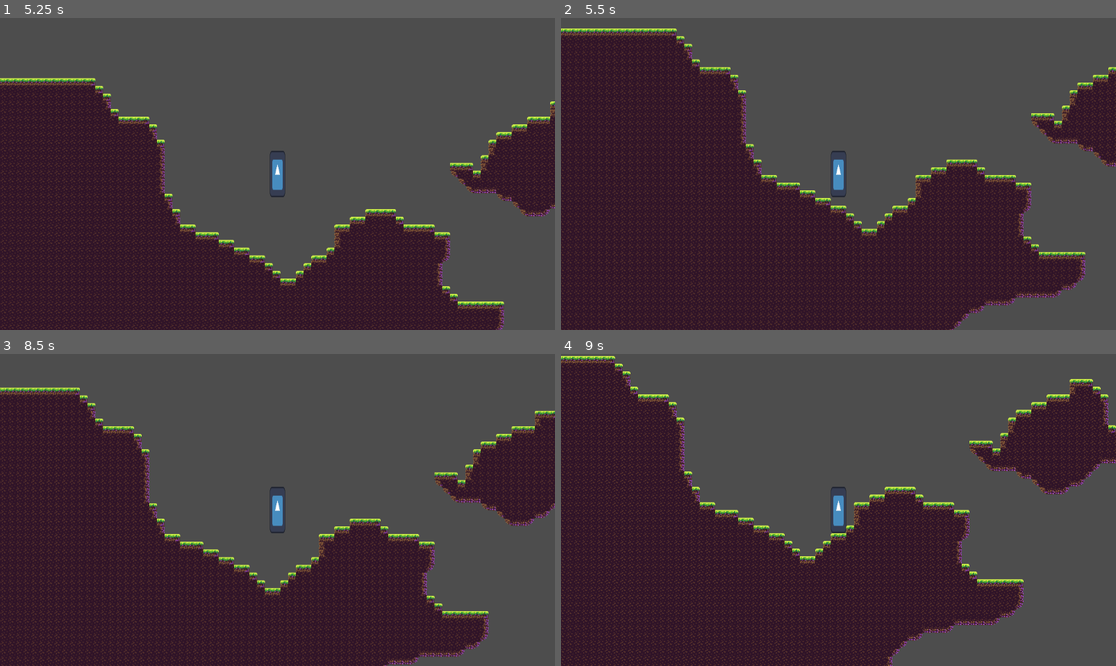
Above: before the commit, frames 1-4 (two rows, left to right).
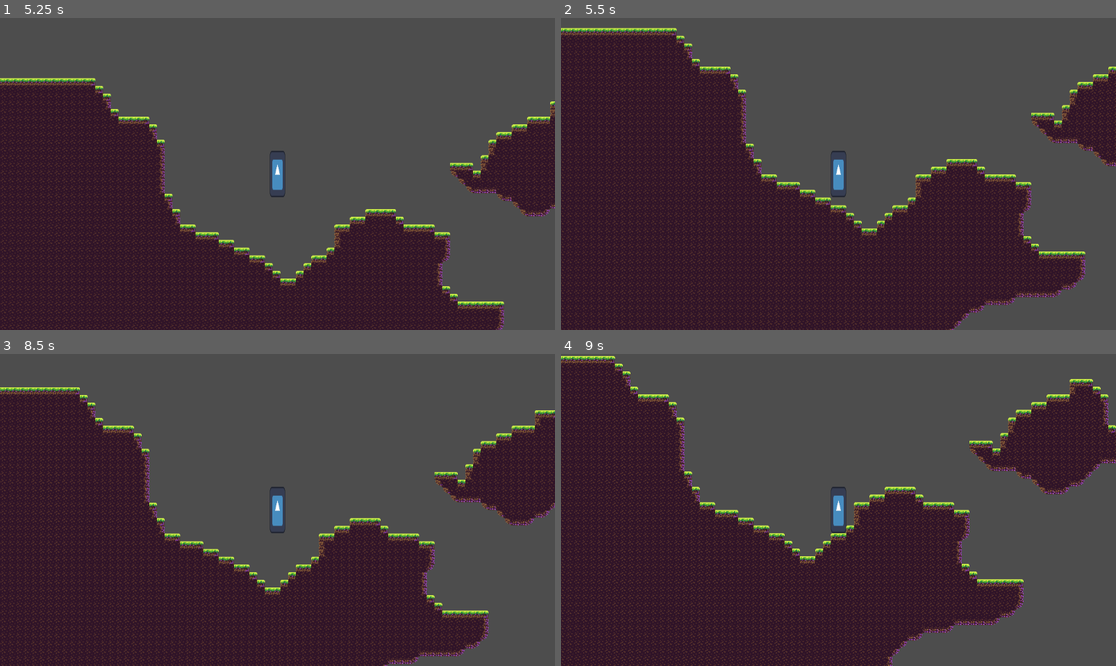
Above: after the commit, the same moments.

Repository: EamonnER/TerraWorlds
Game: Godot game, scene res://game.tscn
Two runs of this game, one before a commit and one after it. Both use one fixed random seed, a clock stepped at 60 frames per second and the inputs below. The engine's default icon, where the game draws it, is replaced by a stand-in: a white triangle on a blue panel in a dark square.
Inputs:
- Up to frame 1 (5.25 s): tap Enter at 0.5 s; hold D (game_right) 0.53-2.03 s; tap Space (game_jump) at 0.77, 1.52, 2, 3.02, 3.77, 4.52 s; hold A (game_left) 2.03-2.78 s; hold D (game_right) 2.78-4.28 s; hold A (game_left) 4.28-5.03 s; hold D (game_right) from 5.03 s (still down)
- Up to frame 2 (5.5 s): keep holding D (game_right)
- Up to frame 3 (8.5 s): release D (game_right) at 5.78 s; hold A (game_left) 5.78-7.28 s; tap Space (game_jump) at 6.02, 6.77, 7.52 s; hold D (game_right) from 7.28 s (still down)
- Up to frame 4 (9 s): keep holding D (game_right)

Frame 1 is identical in both runs. In frame 2, 2.0% of the frame differs, in the area x 0-100%, y 3-100%; in frame 3, 1.9%; in frame 4, less than 0.1%.

Commit message:
Fixed broken movement in other gravities & smooth camera rotation

Diff:
--- a/scripts/Player.gd
+++ b/scripts/Player.gd
@@ -4,14 +4,15 @@
 const SPEED = 300.0
 const ACCELERATION = 400.0
 const DECELERATION = 80.0
-const TERMINAL_VELOCITY = 500.0
+const TERMINAL_VELOCITY = 1000.0
 const JUMP_VELOCITY = 400.0
+const ROTATION_SPEED = 10 * PI/4
 var debug_mode = false
 
 # Get the gravity from the project settings to be synced with RigidBody nodes.
 var gravity = ProjectSettings.get_setting("physics/2d/default_gravity")
 
-func update_up_direction():
+func update_rotation(delta):
 	var coords: Vector2 = self.global_position
 	# If in right side of map
 	if coords.x > 0:
@@ -20,17 +21,21 @@
 			# If in right segment of map
 			if coords.x > abs(coords.y):
 				up_direction = Vector2.RIGHT
+				rotation = rotate_toward(rotation, PI/2, ROTATION_SPEED*delta)
 				return
 			# Else, in top segment
 			up_direction = Vector2.UP
+			rotation = 0
 			return
 		# If in bottom right
 		# If in right segment of map
 		elif coords.x > coords.y:
 			up_direction = Vector2.RIGHT
+			rotation = rotate_toward(rotation, PI/2, ROTATION_SPEED*delta)
 			return
 		# Else, in bottom segment
 		up_direction = Vector2.DOWN
+		rotation = rotate_toward(rotation, PI, ROTATION_SPEED*delta)
 		return
 	# If in left side of map
 	# If in top left
@@ -38,60 +43,41 @@
 		# If in left segment
 		if coords.x < coords.y:
 			up_direction = Vector2.LEFT
+			rotation = rotate_toward(rotation, -PI/2, ROTATION_SPEED*delta)
 			return
 		# Else, in top segment
 		up_direction = Vector2.UP
+		rotation = rotate_toward(rotation, 0, ROTATION_SPEED*delta)
 		return
 	# If in bottom left
 	# If in left segment
 	if abs(coords.x) > coords.y:
-		up_direction = Vector2.LEFT
+		Vector2.LEFT
+		rotation = rotate_toward(rotation, -PI/2, ROTATION_SPEED*delta)
 		return
 	# Else, in bottom segment
 	up_direction = Vector2.DOWN
+	rotation = rotate_toward(rotation, PI, ROTATION_SPEED*delta)
 	return
 
 func rotate_vector_relative_to_up_direction(vector: Vector2) -> Vector2:
 	# Rotate the input direction to align it with the up_direction
-	if up_direction == Vector2.UP:  # Up
-		return vector
-	elif up_direction == Vector2.DOWN:  # Down
-		return vector.rotated(PI)
-	elif up_direction == Vector2.RIGHT:  # Right (90 degrees clockwise)
-		return vector.rotated(PI/2)
-	else:  # Left (90 degrees anti-clockwise)
-		return vector.rotated(-PI/2)
-
-func rotate_player(delta):
-	var new_rotation = 0
-
 	match up_direction:
 		Vector2.RIGHT:
-			new_rotation = PI/2
+			return vector.rotated(PI/2)
 		Vector2.DOWN:
-			new_rotation = PI
+			return vector.rotated(PI)
 		Vector2.LEFT:
-			new_rotation = 3*PI/2
+			return vector.rotated(-PI/2)
 		_:
-			pass
-
-	rotation = new_rotation
+			return vector
 
 func get_relative_velocity() -> Vector2:
-	return rotate_vector_relative_to_up_direction(get_velocity())
+	var rotated_velocity = rotate_vector_relative_to_up_direction(get_velocity())
+	return rotated_velocity if up_direction in [Vector2.UP, Vector2.DOWN] else -rotated_velocity
 
 func set_relative_velocity(new_velocity: Vector2) -> void:
-	match up_direction:
-		Vector2.RIGHT:
-			new_velocity = new_velocity.rotated(PI/2)
-		Vector2.DOWN:
-			new_velocity = new_velocity.rotated(PI)
-		Vector2.LEFT:
-			new_velocity = new_velocity.rotated(3*PI/2)
-		_:
-			pass
-
-	set_velocity(new_velocity)
+	set_velocity(rotate_vector_relative_to_up_direction(new_velocity))
 
 func set_relative_horizontal_speed(speed: float):
 	var current_velocity = get_relative_velocity()
@@ -113,14 +99,11 @@
 			$Collision.set_deferred("disabled", false)
 
 	var previous_up_direction = up_direction
-	update_up_direction()
-	if previous_up_direction != up_direction:
-		rotate_player(delta)
+	update_rotation(delta)
 
 	var new_velocity = get_relative_velocity()
 	if motion_mode == MotionMode.MOTION_MODE_GROUNDED:
-		# Add gravity to the velocity if the body is not on the floor
-		if not is_on_floor():
+		if not is_on_floor():  # Add gravity
 			new_velocity.y = move_toward(new_velocity.y, TERMINAL_VELOCITY, gravity*delta)
 		elif Input.is_action_just_pressed("game_jump"):  # Handle jump
 			new_velocity.y = -JUMP_VELOCITY
